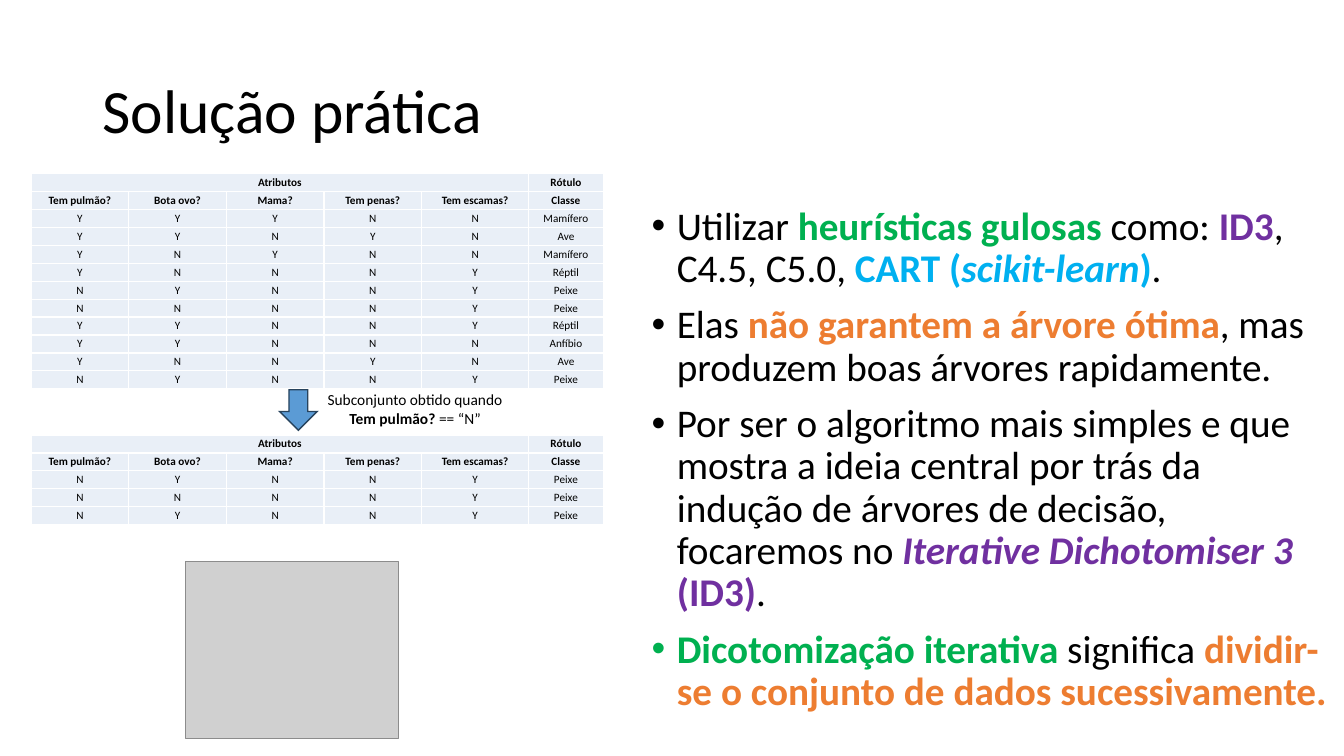
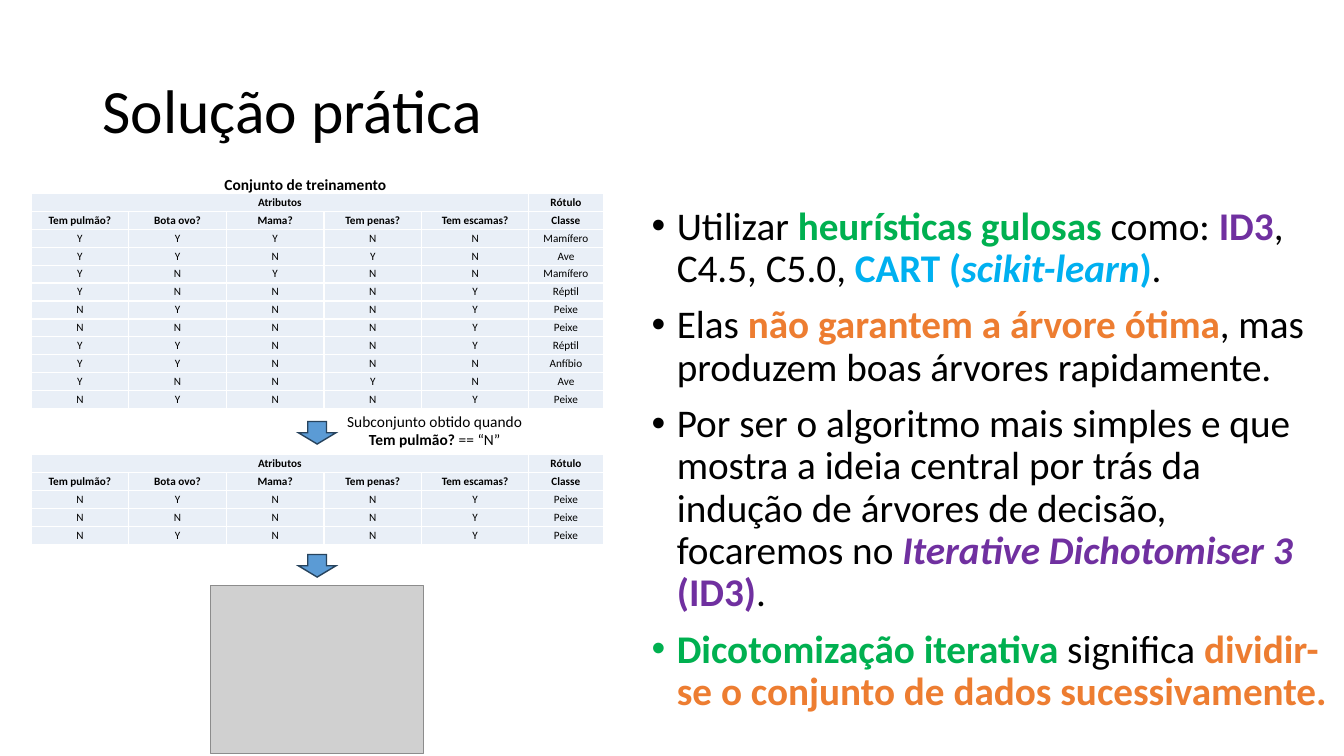
Before and after one commit to zz4fap/c24_inteligencia_artificial, a slide deck: slide 14 of slides/C24_Árvores_de_decisão.pptx (slide 15 before the commit). Drawn at 1344x756 pixels with LibreOffice and Linux fonts; fonts in the diff are those of the drawing; grey boxes stand for pictures. Boxes give left, top, right and bottom in pixels: in the first picture for what was removed or moved away, otherwise in the second. Text is boxed around its words. In the diff, an @@ line names an element or a change of style, - is before the commit and + after.

```diff
--- a/slides/C24_Árvores_de_decisão.pptx
+++ b/slides/C24_Árvores_de_decisão.pptx
@@ text added at <box>224,179,386,193</box>, 11 pt, text #000000, bold @@
+Conjunto de treinamento
@@ table: place and size @@
-table at <box>31,173,604,387</box>
+table at <box>31,194,604,407</box>
@@ text "Subconjunto obtido quando Tem pulmão? ...": place and size @@
-text "Subconjunto obtido quando Tem pulmão? ..." at <box>328,394,502,427</box>
+text "Subconjunto obtido quando Tem pulmão? ..." at <box>347,416,522,448</box>
@@ down arrow: place and size @@
-down arrow at <box>279,390,317,431</box>
+down arrow at <box>298,421,336,444</box>
@@ table: place and size @@
-table at <box>31,436,604,524</box>
+table at <box>31,455,604,543</box>
@@ down arrow added at <box>298,555,336,577</box>, fill #5B9BD5, outline #28445D 1 pt @@
@@ picture: place and size @@
-picture at <box>186,562,398,739</box>
+picture at <box>211,586,423,754</box>
```
Also in this commit, not shown: 15 other slides changed, 2 slides added, 11 slides removed.
